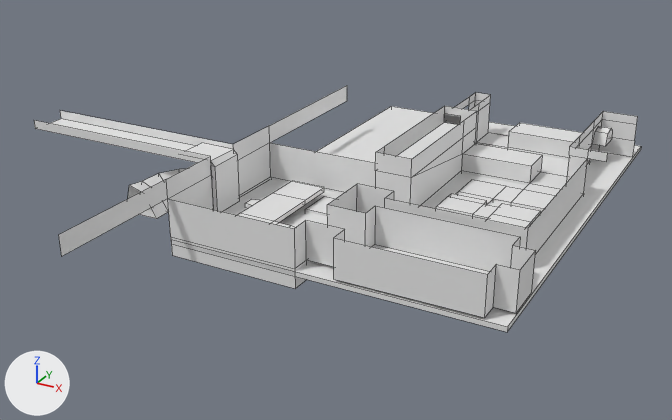
One commit to the Blender file Assets/World/Level0/Raw/Level0.blend: the scene before it, then after it.
Rendered twice from a camera (50 mm lens) standing at (54.5, -111.3, 77.0) and looking at (-34.4, 50.2, -3.8). Arrows for +X, +Y and +Z are at lower left; the lights stay in place. Mesh edges are drawn as thin lines on the coarser meshes. Materials are left out; every surface is plain grey.

In view in the first picture: 'Lava 0', 'Level 0', 'Waterfall'.
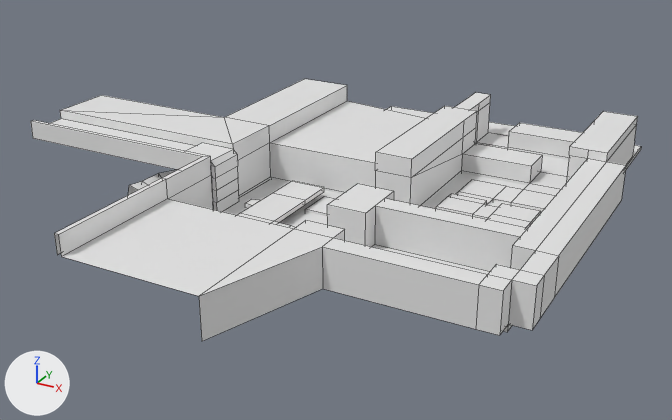
The edits, one by one:
me_plane is used by ob_level_0; location (0.0, 0.0, 0.0).
me_plane had 347 vertices, 262 faces, 5 loose edges and spanned x -100.0..16.0, y -12.0..104.0, z -4.0..12.0.
me_plane now has 379 vertices, 301 faces, 3 loose edges and spans x -100.0..20.0, y -12.0..104.0, z -4.0..12.0.
Part 1, on me_plane:
2 loose edges are deleted.
19 vertices are added at x -100.0..20.0, y -12.0..88.0, z 0.0..12.0.
7 new vertices lie (0.0, 0.0, -8.0) away from vertices in x -52.0..20.0, y 16.0..88.0, z 8.0.
6 new vertices lie (0.0, -4.0, 0.0) away from vertices in x -16.0..20.0, y 16.0..20.0, z 0.0..8.0.
39 new faces join them.
me_waterfall is used by ob_waterfall; location (0.0, 0.0, 0.0).
me_waterfall had 12 vertices, 8 faces and spanned x -60.0..-51.0, y 30.0..38.0, z -0.5..11.0.
me_waterfall now has 24 vertices, 20 faces and spans x -60.0..-51.0, y 30.0..38.0, z -0.5..11.0.
Part 2, on me_waterfall:
4 faces are deleted.
12 vertices are added at x -52.0..-51.0, y 30.0..38.0, z 2.12..7.38.
16 new faces join them.

Boxes [x1, y1, x2, y2] around the edits, measured in the pictures (672 x 420 px):
'Level 0', reshaped (13% taller)
    before: [34, 86, 638, 318]
    after: [31, 79, 638, 341]
part 1 of me_plane, built on
    after: [31, 79, 638, 341]
part 2 of me_waterfall, built on
    both: [211, 163, 239, 211]
'Lava 0', unchanged, covered by the edit
    before: [171, 106, 641, 332]
    after: [222, 106, 641, 332]
